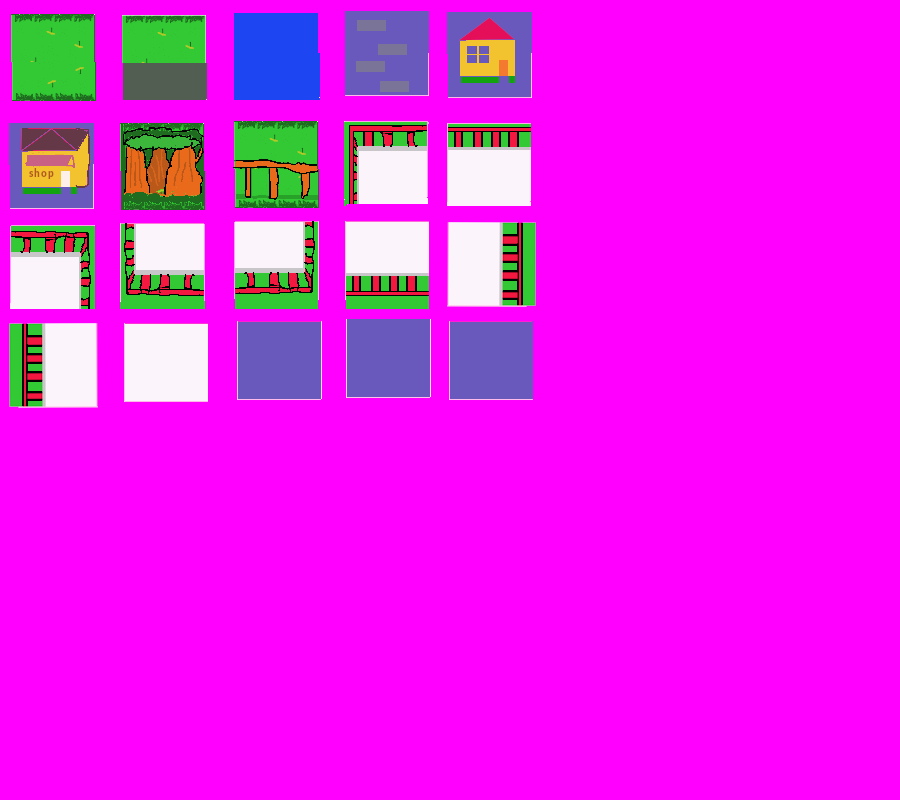
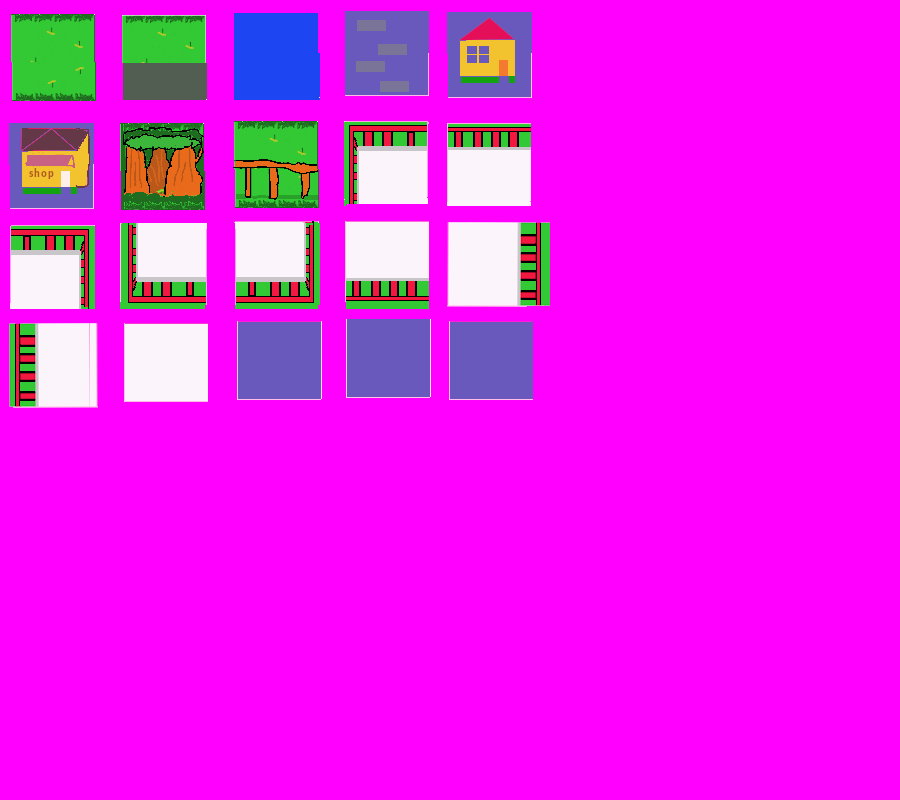
Two versions of the same layered image (900 x 800). Layer-by-layer changes:
painted on "mapa.bmp" over [left=11, top=125, right=550, bottom=408]
